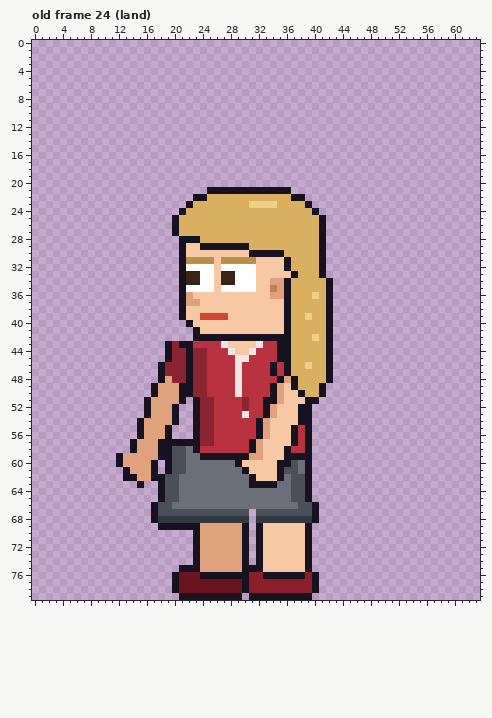
One commit to this pixel-art file: sprites/clients/client_karen_left_anim.aseprite. Above, as it was before the edit.
64x80 pixels, 123 frames. Colours within 5 levels of each other are drawn and written as one. Shown: old frame 24 (land). The commit also changed other frames, which this record leaves out.
Once edited:
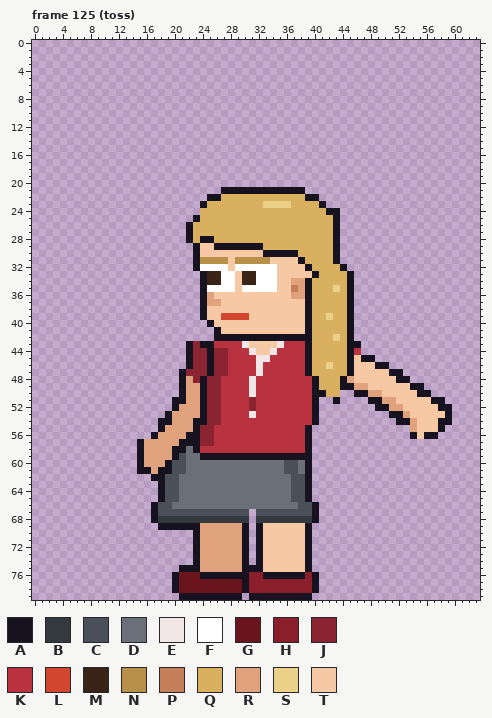
Palette (. is transparent): A #17121f  B #34383f  C #4a4f5a  D #6a6f7a  E #f2e6e6  F #ffffff  G #6a141e  H #8a1e2a  J #8a2430  K #b8333f  L #d2452e  M #3a2418  N #b8904a  P #c47e58  Q #d8b060  R #e0a27c  S #ebd088  T #f6c9a4
A new or re-ordered frame is compared with the old frame closest to it.
Changes in this commit:
frames 123 -> 129
Frame 125 (toss) is new; against old frame 24 (land):
y 21: x 25..26 AA -> ..; x 37..38 .. -> AA
y 22: x 23..26 AAQQ -> ..AA; x 37..40 AA.. -> QQAA
y 23: x 22..24 AQQ -> ..A; x 31..32 SS -> QQ; x 35..36 QQ -> SS; x 39..41 A.. -> QQA
y 24: x 21..23 AQQ -> ...; x 40..43 A... -> QQAA
y 25: x 20..23 AQQQ -> ...A; x 41..43 A.. -> QQA
y 26..27: x 20..22 AQQ -> ..A; x 41..43 A.. -> QQA
y 28: x 21 A -> .; x 23..25 AQQ -> QAA; x 41..43 A.. -> QQA
y 29: x 21..25 ATTAA -> ..ATT; x 31..32 QQ -> AA; x 41..43 A.. -> QQA
y 30: x 21..23 ATT -> ..A; x 31..32 AA -> TT; x 36..37 QQ -> AA; x 41..43 A.. -> QQA
y 31: x 21..23 ANN -> ..A; x 26 T -> N; x 28 N -> T; x 32..33 TT -> NN; x 36..38 AQQ -> TTA; x 41..43 A.. -> QQA
y 32: x 21..23 AFF -> ..A; x 26 T -> F; x 28 F -> T; x 32..34 TTT -> FFF; x 36..39 AQQQ -> TTTA; x 41..44 A... -> QQQA
y 33: x 21..34 AMMFFTMMFFFTTT -> ...AMMFFTMMFFF; x 37..45 AQQQA.... -> TTTAQQQQA
y 34: x 21..39 AMMFFTMMFFFTTRRAQQQ -> ...AMMFFTMMFFFTTRRA; x 42..45 A... -> QQQA
y 35: x 21..24 AFFF -> ...A; x 26 T -> F; x 29 F -> T; x 32..39 TTPRAQQQ -> FFFTTPRA; x 42..45 A... -> QSQA
y 36: x 21..25 ARTTT -> ...AR; x 34..40 RRAQQQS -> TTTRRAQ; x 42..45 A... -> QQQA
y 37: x 21..26 ARRTTT -> ...ARR; x 36..39 AQQQ -> TTTA; x 42..45 A... -> QQQA
y 38: x 21..24 ATTT -> ...A; x 36..39 AQQQ -> TTTA; x 42..45 A... -> QQQA
y 39: x 21..26 ATTLLL -> ...ATT; x 28..30 TTT -> LLL; x 36..39 AQQS -> TTTA; x 42..45 A... -> SQQA
y 40: x 22..25 ATTT -> ...A; x 36..39 AQQQ -> TTTA; x 42..45 A... -> QQQA
y 41: x 23..26 ATTT -> ...A; x 36..39 AQQQ -> TTTA; x 42..45 A... -> QQQA
y 42: x 23..25 AAA -> ...; x 37..40 QQQS -> AAAQ; x 42..45 A... -> QSQA
y 43: x 19..21 AJA -> ...; x 23..25 KKK -> JAA; x 27..30 ETTT -> KKKE; x 32..39 EKKAAQQQ -> TTTEKKKA; x 42..46 A.... -> QQQAA
y 44: x 19..21 AJJ -> ...; x 25..30 KKKETT -> AJJKKK; x 32..39 KKKAAQQQ -> TTEKKKKA; x 42..46 A.... -> QQQAK
y 45: x 19..21 AJJ -> ...; x 25..27 KKK -> AJJ; x 29..30 EE -> KK; x 32..33 KK -> EE; x 35..39 AAQQQ -> KKKKA; x 42..48 A...... -> QQQATAA
y 46: x 18..21 AJJJ -> ....; x 25..27 KKK -> AJJ; x 29 E -> K; x 32 K -> E; x 34 A -> K; x 36..39 AQQS -> KKKA; x 42..50 A........ -> SQQATTTAA
y 47: x 18..22 AJJJA -> ...AJ; x 25..27 KKK -> AJJ; x 29 E -> K; x 32 K -> E; x 34 A -> K; x 36..39 AQQQ -> KKKA; x 42..52 A.......... -> QQQATTTTTAA
y 48: x 18..22 ARJJA -> ...AR; x 24..26 JKK -> AJJ; x 29 E -> K; x 31 K -> E; x 35..40 ARAQQQ -> KKKKKA; x 42..53 A........... -> QQARTTTTTTAA
y 49: x 17..20 ARRR -> ....; x 22..26 AJJKK -> RRAJJ; x 29 E -> K; x 31 K -> E; x 34..55 ARTAQQQA.............. -> KKKKKKAQQQAARRTTTTTTAA
y 50: x 17..20 ARRR -> ....; x 22..26 AJJKK -> RRAJJ; x 29 E -> K; x 31 K -> E; x 34..40 ARTTAQQ -> KKKKKKA; x 42..43 .. -> QQ; x 46..56 ........... -> AARRTTTTTAA
y 51: x 16..20 ARRRR -> ....A; x 22..24 .AJ -> RRA; x 26 K -> J; x 30..31 JK -> KJ; x 33..39 AARTTTA -> KKKKKKK; x 43 . -> A; x 48..58 ........... -> AARRTTTTTAA
y 52: x 16..19 ARRR -> ....; x 21..24 ..AJ -> RRRA; x 26 K -> J; x 30..31 JK -> KJ; x 33..40 ARTTTAA. -> KKKKKKKA; x 49..59 ........... -> AARRTTTTTAA
y 53: x 16..24 ARRRA..AJ -> ...ARRRRA; x 26 K -> J; x 30..31 EK -> KE; x 33..40 ARTTTAA. -> KKKKKKKA; x 51..59 ......... -> AARTTTTTA
y 54: x 15..22 ARRRRA.. -> ...AARRR; x 24 J -> A; x 26 K -> J; x 32..40 ARTTTTAA. -> KKKKKKKKA; x 52..59 ........ -> AARTTTAA
y 55: x 15..22 ARRRA... -> ...ARRRR; x 32..37 ARTTTA -> KKKKKK; x 54..58 ..... -> RTTTA
y 56: x 15..17 ARR -> ..A; x 19..22 A... -> RRRA; x 32..37 ARTTTA -> KKKKKK; x 54..57 .... -> ATAA
y 57: x 14..15 AR -> .A; x 18..20 AAA -> RRR; x 31..37 ARTTTTA -> KKKKKKK
y 58: x 14..15 AR -> .A; x 18..21 AACC -> RRAA; x 31..36 ARTTTA -> KKKKKK
y 59: x 12..15 ARRR -> ...A; x 18..20 AAC -> RRA; x 31..35 RRTTT -> AAAAA
y 60: x 12..15 ARRR -> ...A; x 17..18 A. -> RR; x 29..36 ATTTTTAA -> DDDDDDDC
y 61: x 13..18 ARRRA. -> ..AARA; x 30..35 ATTTTA -> DDDDDD
y 62: x 13..16 AARR -> ....; x 31..35 ATTTA -> DDDDD
y 63: x 15 A -> .; x 31..34 AAAA -> DDDD
Where, in picture pixels (left, top, right, bottom), the same in both pictures:
changed: (116, 187, 452, 488)
